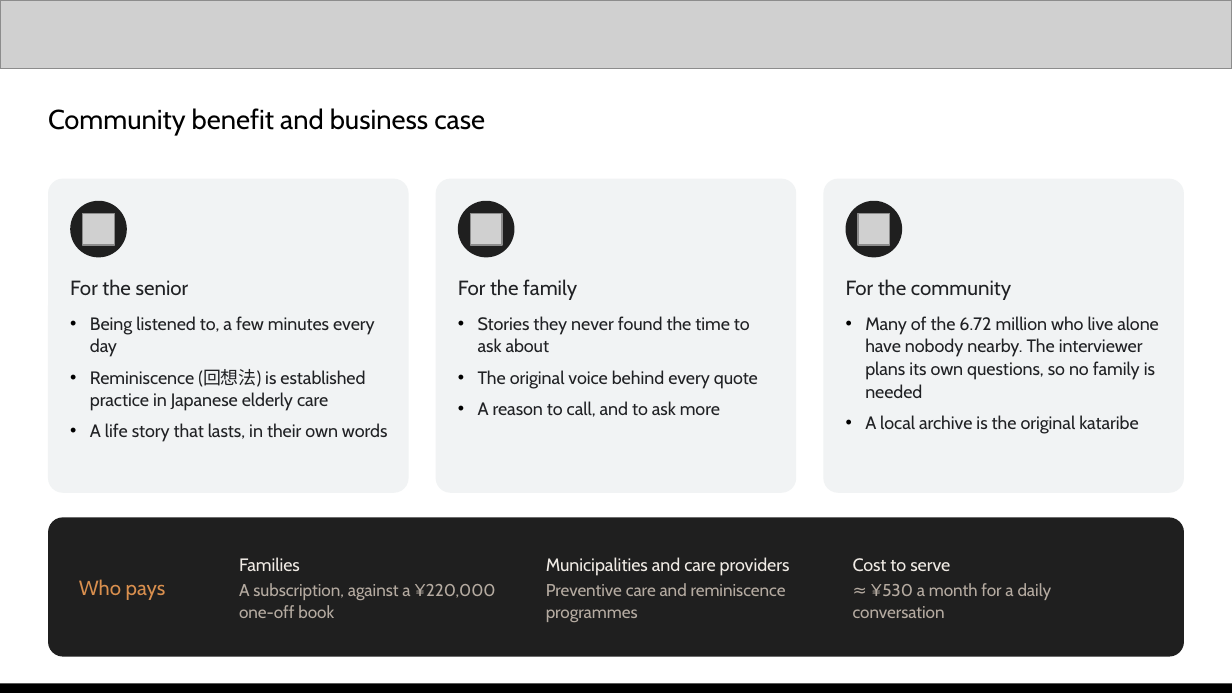
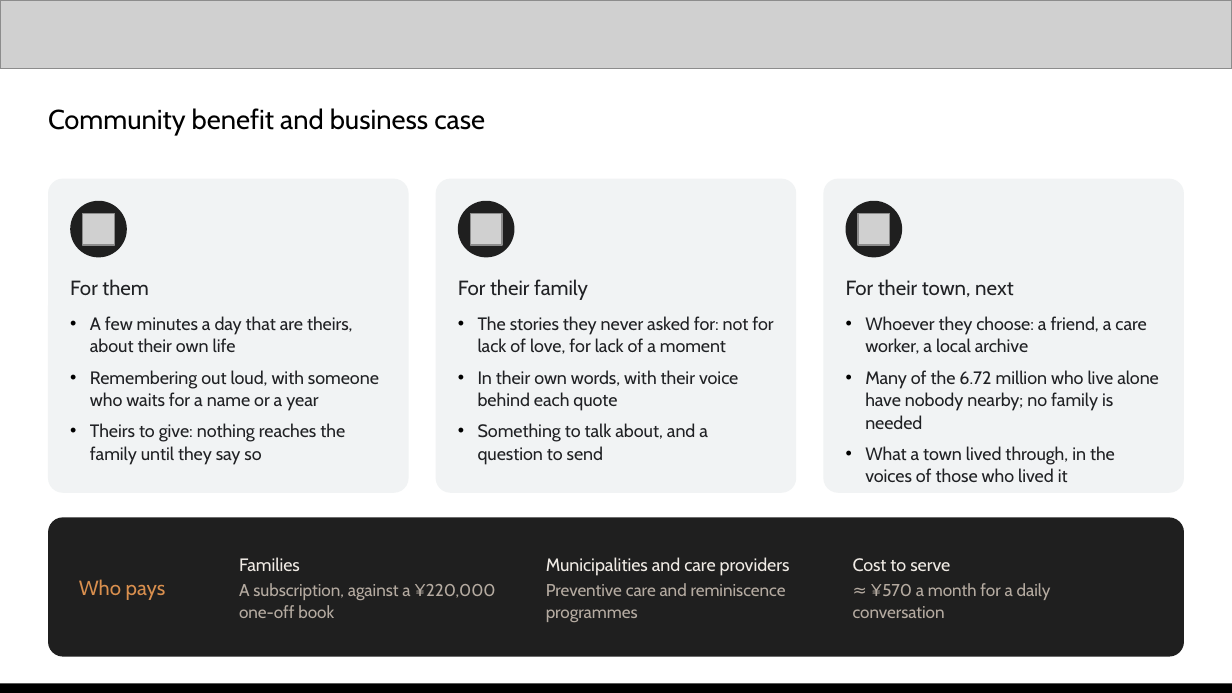
Before and after one commit to kaseovo/kataribe, a slide deck: slide 14 of docs/demo/kataribe-pitch-deck.pptx. Drawn at 1232x693 pixels with LibreOffice and Linux fonts; fonts in the diff are those of the drawing; grey boxes stand for pictures. Boxes give left, top, right and bottom in pixels: in the first picture for what was removed or moved away, otherwise in the second. Text is boxed around its words. In the diff, an @@ line names an element or a change of style, - is before the commit and + after.

```diff
--- a/docs/demo/kataribe-pitch-deck.pptx
+++ b/docs/demo/kataribe-pitch-deck.pptx
@@ text at (70,279,379,465): text changed @@
-For the senior
-• Being listened to, a few minutes every day
-• Reminiscence (回想法) is established practice in Japanese elderly care
-• A life story that lasts, in their own words
+For them
+• A few minutes a day that are theirs, about their own life
+• Remembering out loud, with someone who waits for a name or a year
+• Theirs to give: nothing reaches the family until they say so
@@ text at (458,279,773,465): text changed @@
-For the family
-• Stories they never found the time to ask about
-• The original voice behind every quote
-• A reason to call, and to ask more
+For their family
+• The stories they never asked for: not for lack of love, for lack of a moment
+• In their own words, with their voice behind each quote
+• Something to talk about, and a question to send
@@ text at (846,279,1159,482): text changed @@
-For the community
-• Many of the 6.72 million who live alone have nobody nearby. The interviewer plans its own questions, so no family is needed
-• A local archive is the original kataribe
+For their town, next
+• Whoever they choose: a friend, a care worker, a local archive
+• Many of the 6.72 million who live alone have nobody nearby; no family is needed
+• What a town lived through, in the voices of those who lived it
@@ text at (853,583,1051,618): text changed @@
-≈ ¥530 a month for a daily conversation
+≈ ¥570 a month for a daily conversation
```
Also in this commit, not shown: 12 other slides changed, 9 other files.
